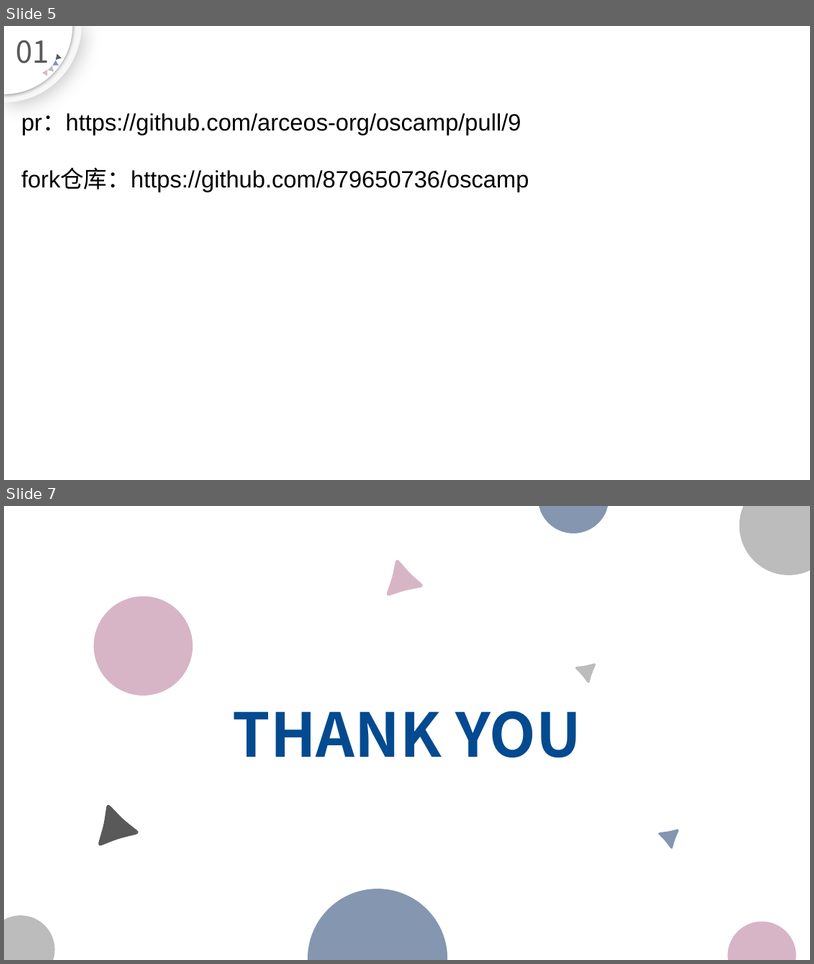
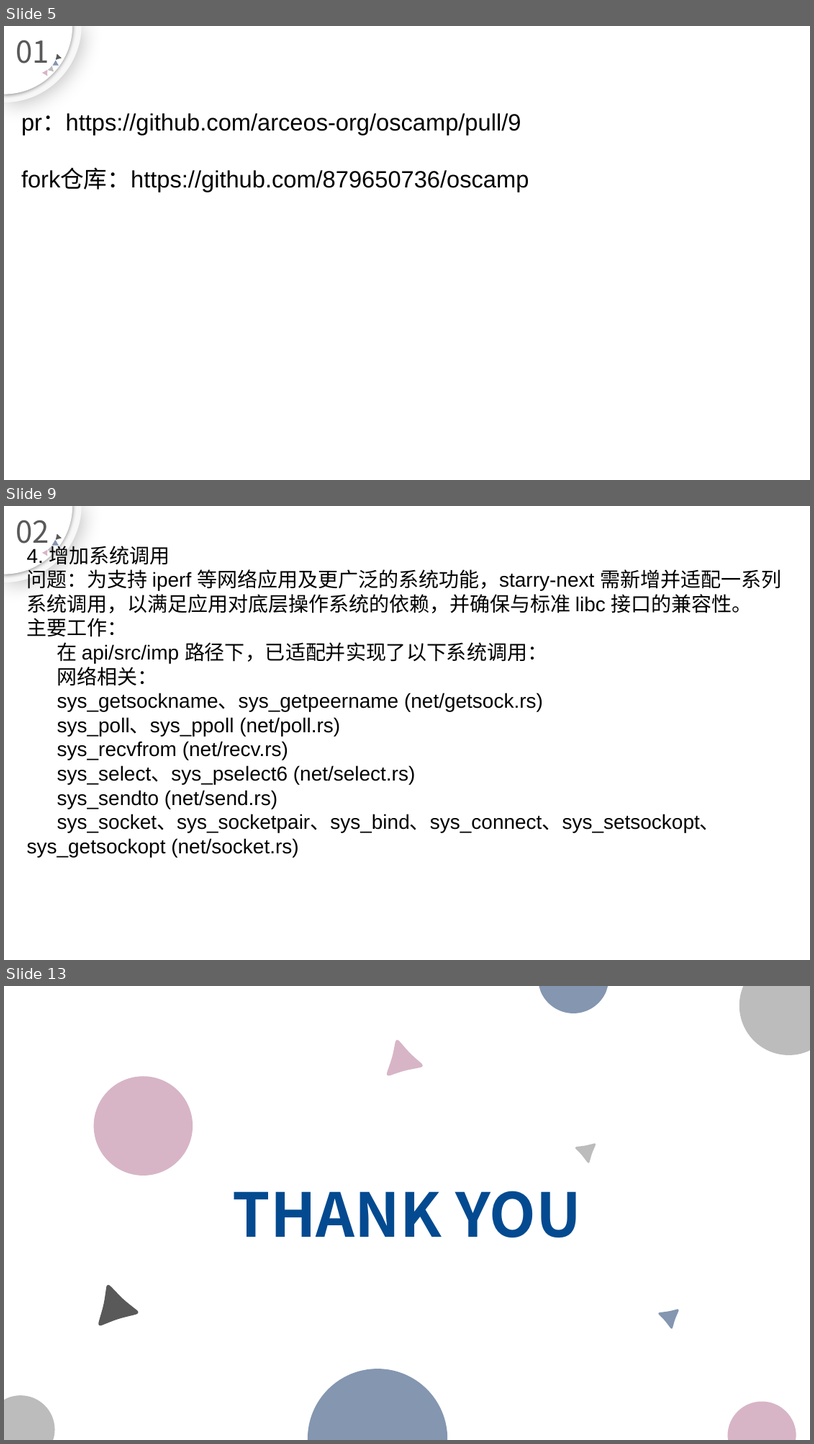
Before and after one commit to 879650736/oscamp-stage4-summary, a slide deck: stage4.pptx. Shown one above the other, each under a label of ours: slides 5 and 7 before the commit, slides 5, 9 and 13 after it; the slides between them are not shown. The pictures are 814x964 and 814x1444 pixels, drawn with LibreOffice and Linux fonts; fonts in the diff are those of the drawing. Boxes give left, top, right and bottom in pixels: in the first picture for what was removed or moved away, otherwise in the second. Text is boxed around its words. In the diff, an @@ line names an element or a change of style, - is before the commit and + after.

```diff
--- a/stage4.pptx
+++ b/stage4.pptx
@@ slide 9 added at [4,506,810,960], background #FFFFFF; not listed: 6 template elements that a slide beside it also shows @@
@@ text added at [16,520,49,551], 36 pt, text #595959 @@
+02
@@ text added at [27,543,782,857], 24 pt, text #000000 @@
+4. 增加系统调用
+问题：为支持 iperf 等网络应用及更广泛的系统功能，starry-next 需新增并适配一系列系统调用，以满足应用对底层操作系统的依赖，并确保与标准 libc 接口的兼容性。
+主要工作：
+在 api/src/imp 路径下，已适配并实现了以下系统调用：
+网络相关：
+sys_getsockname、sys_getpeername (net/getsock.rs)
+sys_poll、sys_ppoll (net/poll.rs)
+sys_recvfrom (net/recv.rs)
+sys_select、sys_pselect6 (net/select.rs)
+sys_sendto (net/send.rs)
+sys_socket、sys_socketpair、sys_bind、sys_connect、sys_setsockopt、sys_getsockopt (net/socket.rs)
@@ freeform shape added at [48,546,56,554], fill #BCBCBC @@
@@ freeform shape added at [52,540,60,548], fill #8496B0 @@
@@ what was slide 7 is now slide 13 @@
```
Also in this commit, not shown: 2 slides changed, 5 other slides added.
